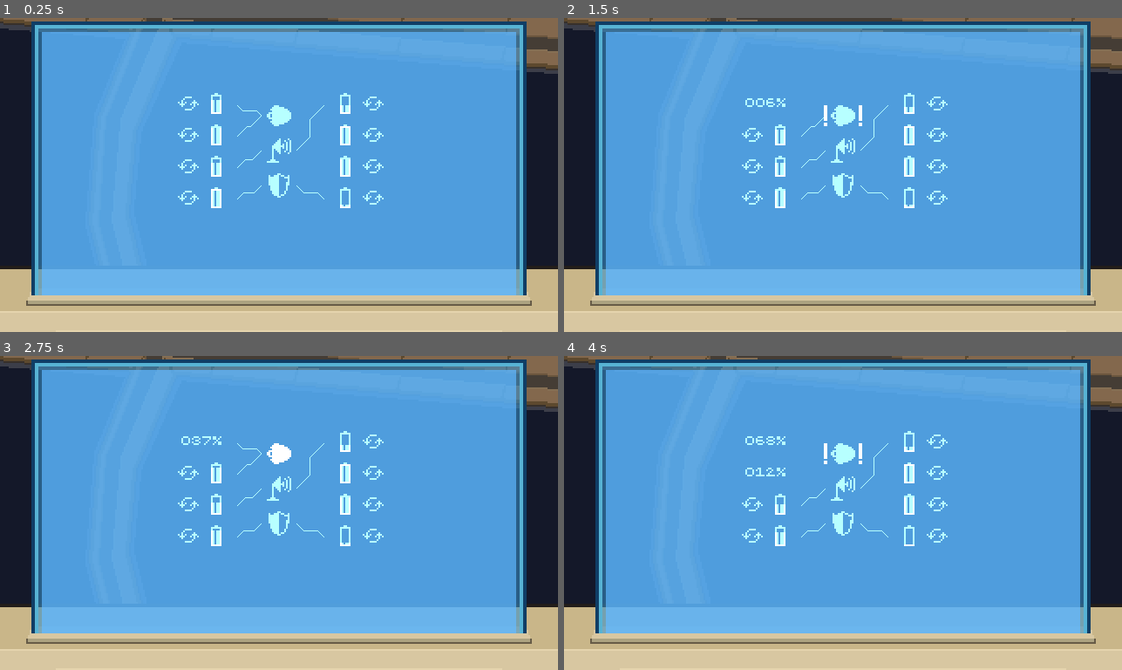
Above: before the commit, frames 1-4 (two rows, left to right).
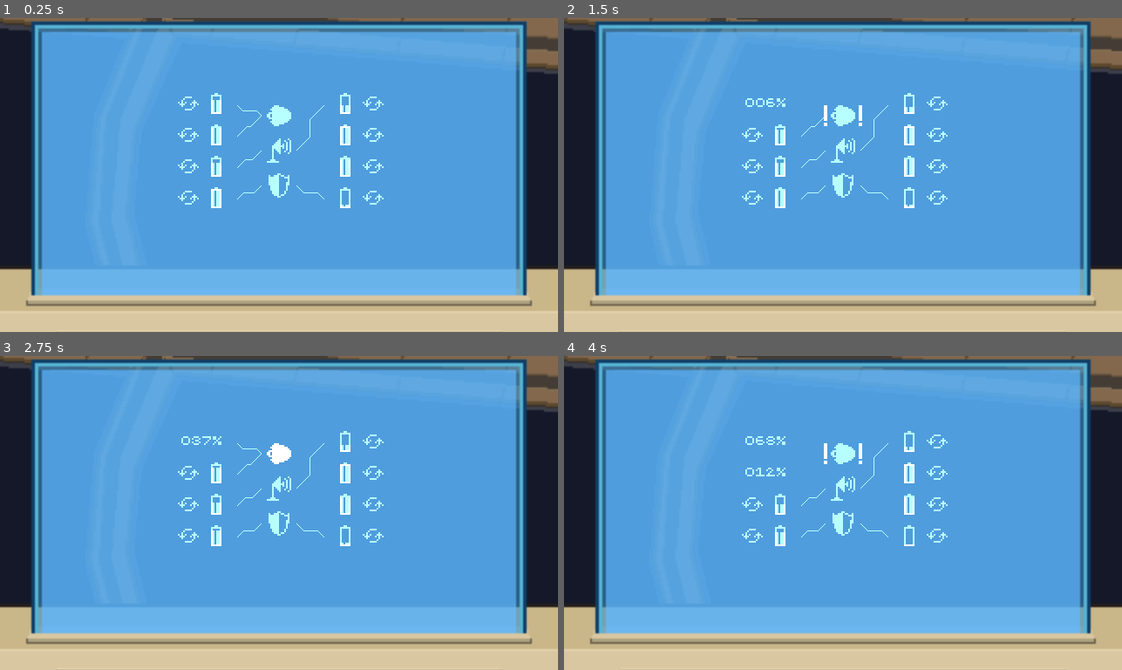
Above: after the commit, the same moments.

Repository: kevinlights/cosmic-s.n.a.f.u
Game: Godot game, scene res://scenes/Game.tscn
Same seed, same stepped clock (60 frames per second), same inputs: the game is played once before the commit and once after it. The project has no main scene, so this scene is started directly.
Inputs (mouse positions are in pixels of both pictures, inside the frame that each line leads up to):
- Up to frame 1 (0.25 s): no input
- Up to frame 2 (1.5 s): click (781, 102) at 0.52 s; click (753, 102) at 1.27 s
- Up to frame 3 (2.75 s): click (279, 453) at 2.02 s
- Up to frame 4 (4 s): click (781, 472) at 2.77 s; click (753, 472) at 3.52 s

The runs differ from the first frame. In frame 1, 2.0% of the frame differs, in the area x 0-100%, y 0-100%; in frame 2, 2.0%; in frame 3, 2.0%; in frame 4, 2.0%.

Commit message:
Implement zooming on radar

Diff:
--- a/objects/Radar.gd
+++ b/objects/Radar.gd
@@ -1,16 +1,35 @@
-extends Node2D
+extends Control
 
 const Icons = preload("res://sprites/radar_objects.png")
 
-const RADAR_RANGE : float = 96.0
+onready var timer_update = $Timer_Update
+
+const COLOUR_HUD = Color("687f8a")
+
+const RADAR_RANGE : Array = [64.0, 128.0, 256.0]
+const RING_INTERVAL : Array = [32.0, 16.0, 8.0]
+const SCALING : Array = [1.0, 0.5, 0.25]
+const REFRESH_RATE : Array = [0.25, 0.5, 1.0]
 
 var asteroid_field : Node2D
 var player_ship : Area2D
 
+var zoom_level : int = 1
+
+# Why doesn't Godot have this built in!?
+func draw_circle_outline(pos : Vector2, size : float, colour : Color) -> void:
+	var points : Array = []
+	for i in range(0, 19):
+		points.append(pos + (Vector2.RIGHT.rotated(deg2rad(i * 20.0)) * size))
+	draw_polyline(points, colour)
+
 func _draw() -> void:
-	draw_set_transform(Vector2.ZERO, deg2rad(-90.0), Vector2.ONE)
+	draw_set_transform(Vector2(160, 84), deg2rad(-90.0), Vector2(1.0, 1.0))
+	# Draw rings
+	for i in range(0.0, 65.0, RING_INTERVAL[zoom_level]):
+		draw_circle_outline(Vector2(0, 0), i, COLOUR_HUD)
 	# Draw player ship
-	draw_texture_rect_region(Icons, Rect2(-8, -8, 16, 16), Rect2(0, 0, 8, 8))
+	draw_texture_rect_region(Icons, Rect2(-8, -8, 16, 16), Rect2(0, 16*zoom_level, 16, 16))
 	# Draw asteroids
 	for asteroid in get_tree().get_nodes_in_group("asteroid"):
 		var pos_relative_to_ship : Vector2 = asteroid.position - player_ship.position
@@ -19,10 +38,21 @@
 			wrapf(pos_relative_to_ship.y, -256.0, 256.0)
 		)
 		# Is it out of range?
-		if pos_relative_to_ship.length() > RADAR_RANGE:
+		if pos_relative_to_ship.length() > RADAR_RANGE[zoom_level]:
 			continue
 		pos_relative_to_ship = pos_relative_to_ship.rotated(-player_ship.rotation)
-		draw_texture_rect_region(Icons, Rect2(pos_relative_to_ship, Vector2(8, 8)), Rect2(8, 0, 8, 8))
+		pos_relative_to_ship *= SCALING[zoom_level]
+		draw_texture_rect_region(Icons, Rect2(pos_relative_to_ship - Vector2(8, 8), Vector2(16, 16)), Rect2(16, 16*zoom_level, 16, 16))
 
-func _physics_process(delta : float) -> void:
+func update_radar():
 	update()
+
+func _zoom_out():
+	zoom_level = clamp(zoom_level - 1, 0, 2)
+	update()
+	timer_update.start(REFRESH_RATE[zoom_level])
+
+func _zoom_in():
+	zoom_level = clamp(zoom_level + 1, 0, 2)
+	update()
+	timer_update.start(REFRESH_RATE[zoom_level])
--- a/objects/Radar.tscn
+++ b/objects/Radar.tscn
@@ -1,6 +1,84 @@
-[gd_scene load_steps=2 format=2]
+[gd_scene load_steps=12 format=2]
 
 [ext_resource path="res://objects/Radar.gd" type="Script" id=1]
+[ext_resource path="res://sprites/backgrounds/console_center.png" type="Texture" id=2]
+[ext_resource path="res://sprites/radar_icons.png" type="Texture" id=3]
 
-[node name="Radar" type="Node2D"]
+[sub_resource type="CanvasItemMaterial" id=1]
+blend_mode = 1
+
+[sub_resource type="CanvasItemMaterial" id=2]
+blend_mode = 1
+
+[sub_resource type="AtlasTexture" id=6]
+atlas = ExtResource( 3 )
+region = Rect2( 0, 0, 16, 16 )
+
+[sub_resource type="AtlasTexture" id=7]
+atlas = ExtResource( 3 )
+region = Rect2( 0, 0, 16, 16 )
+
+[sub_resource type="AtlasTexture" id=8]
+atlas = ExtResource( 3 )
+region = Rect2( 0, 16, 16, 16 )
+
+[sub_resource type="AtlasTexture" id=3]
+atlas = ExtResource( 3 )
+region = Rect2( 16, 0, 16, 16 )
+
+[sub_resource type="AtlasTexture" id=4]
+atlas = ExtResource( 3 )
+region = Rect2( 16, 0, 16, 16 )
+
+[sub_resource type="AtlasTexture" id=5]
+atlas = ExtResource( 3 )
+region = Rect2( 16, 16, 16, 16 )
+
+[node name="Radar" type="Control"]
+material = SubResource( 1 )
 script = ExtResource( 1 )
+__meta__ = {
+"_edit_use_anchors_": false
+}
+
+[node name="Background" type="TextureRect" parent="."]
+show_behind_parent = true
+margin_right = 40.0
+margin_bottom = 40.0
+texture = ExtResource( 2 )
+__meta__ = {
+"_edit_use_anchors_": false
+}
+
+[node name="Timer_Update" type="Timer" parent="."]
+wait_time = 0.25
+autostart = true
+
+[node name="Button_ZoomOut" type="TextureButton" parent="."]
+material = SubResource( 2 )
+margin_left = 16.0
+margin_top = 10.0
+margin_right = 32.0
+margin_bottom = 26.0
+texture_normal = SubResource( 6 )
+texture_pressed = SubResource( 7 )
+texture_hover = SubResource( 8 )
+__meta__ = {
+"_edit_use_anchors_": false
+}
+
+[node name="Button_ZoomIn" type="TextureButton" parent="."]
+material = SubResource( 2 )
+margin_left = 34.0
+margin_top = 10.0
+margin_right = 50.0
+margin_bottom = 26.0
+texture_normal = SubResource( 3 )
+texture_pressed = SubResource( 4 )
+texture_hover = SubResource( 5 )
+__meta__ = {
+"_edit_use_anchors_": false
+}
+[connection signal="timeout" from="Timer_Update" to="." method="update_radar"]
+[connection signal="pressed" from="Button_ZoomOut" to="." method="_zoom_out"]
+[connection signal="pressed" from="Button_ZoomIn" to="." method="_zoom_in"]
--- a/objects/asteroid_field/PlayerShip.gd
+++ b/objects/asteroid_field/PlayerShip.gd
@@ -3,9 +3,9 @@
 class_name PlayerShip
 
 const TURNING_SPEED : float = 0.5
-const TURN_RANDOMISE_AMOUNT : float = 5.0
+const TURN_RANDOMISE_AMOUNT : float = 0.5
 
-var speed : float = 32.0
+var speed : float = 8.0
 var target_rotation : float = rotation
 
 func hit_by_asteroid(asteroid : RigidBody2D) -> void:
--- a/scenes/Game.tscn
+++ b/scenes/Game.tscn
@@ -13,7 +13,6 @@
 
 [node name="Radar" parent="." instance=ExtResource( 2 )]
 visible = false
-position = Vector2( 160, 90 )
 
 [node name="EnergySystem" parent="." instance=ExtResource( 4 )]
 
Binary file changed: sprites/backgrounds/console_center.png
Binary file changed: sprites/radar_background.png
Binary file added: sprites/radar_icons.png
Not shown, changed: sprites/radar_icons.png.import
Binary file changed: sprites/radar_objects.png
